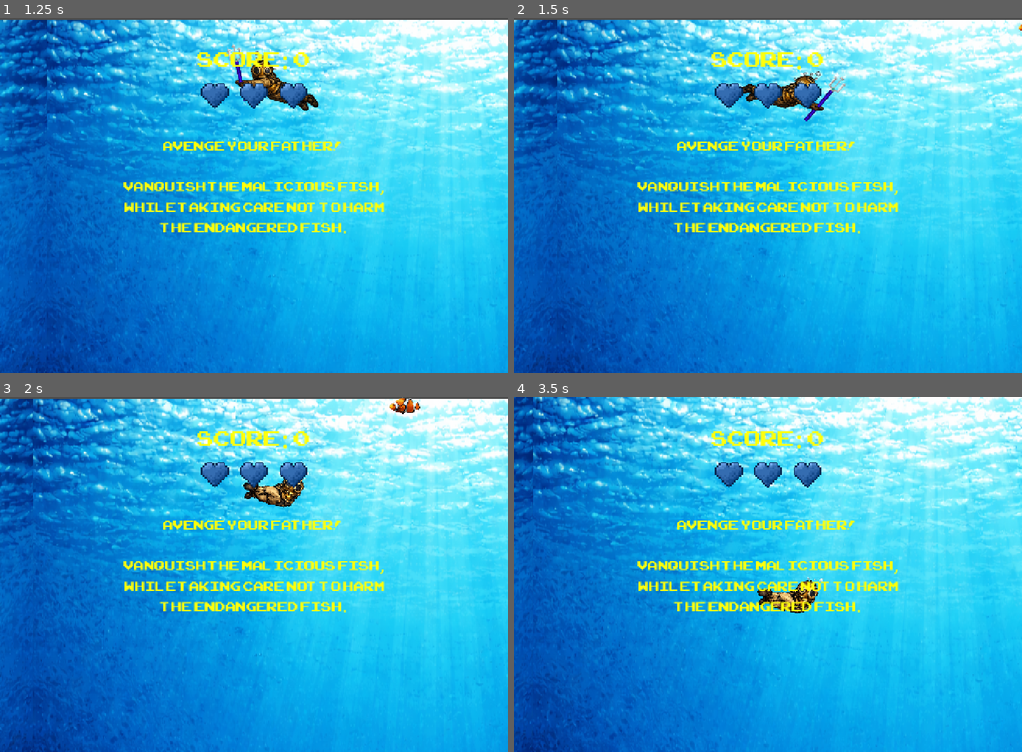
Above: before the commit, frames 1-4 (two rows, left to right).
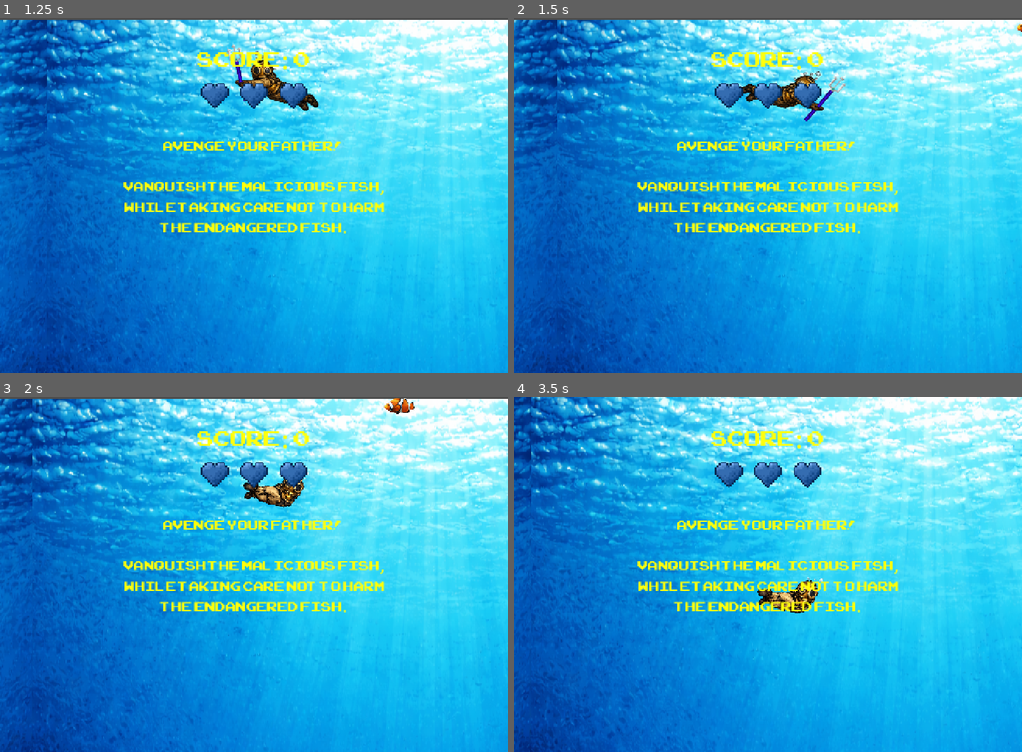
Above: after the commit, the same moments.

Repository: JanzenWill/FAT_SJ
Game: Godot game, scene res://main.tscn
The game is run twice, just before and just after one commit, with the same random seed, the same clock (stepped at 60 frames per second) and the same inputs.
Inputs (mouse positions are in pixels of both pictures, inside the frame that each line leads up to):
- Up to frame 1 (1.25 s): click "START" at 0.5 s
- Up to frame 2 (1.5 s): move the mouse to (879, 177) at 1.27 s; hold Right (move_right) from 1.28 s (still down); click (879, 177) at 1.35 s
- Up to frame 3 (2 s): keep holding Right (move_right)
- Up to frame 4 (3.5 s): move the mouse to (666, 592) at 2.02 s; release Right (move_right) at 2.03 s; hold Down (move_down) 2.03-2.78 s; click (666, 592) at 2.1 s; move the mouse to (818, 496) at 2.77 s; hold Right (move_right) from 2.78 s (still down); click (818, 496) at 2.85 s

Frame 1 is identical in both runs. In frame 2, 0.3% of the frame differs, in the area x 2-100%, y 0-35%; in frame 3, 4.1%; in frame 4, 11%, in the area x 0-100%, y 0-100%.

Commit message:
added flash when killing passive fish, and some speed changes

Diff:
--- a/evil_mob.gd
+++ b/evil_mob.gd
@@ -4,7 +4,7 @@
 @export var max_health = 5 #health
 @export var damage = 2 #damage it gives
 
-var speed = 300
+var speed = 260
 var direction = 1
 var health = max_health
 var velocity = Vector2.ZERO
--- a/hud.gd
+++ b/hud.gd
@@ -35,3 +35,12 @@
 	$VBoxContainer/HBoxContainer/BlueHeartPixelArt1.visible = health >= 1
 	$VBoxContainer/HBoxContainer/BlueHeartPixelArt2.visible = health >= 2
 	$VBoxContainer/HBoxContainer/BlueHeartPixelArt3.visible = health >= 3
+
+func flash_score_red() -> void:
+	var label = $VBoxContainer/ScoreLabel
+
+	label.modulate = Color(1, 0.2, 0.2)  # red
+
+	await get_tree().create_timer(0.2).timeout
+
+	label.modulate = Color(1, 1, 1)  # back to normal
--- a/main.gd
+++ b/main.gd
@@ -154,7 +154,7 @@
 	if score > 0:
 		score -= 1
 	$HUD.update_score(score)
-
+	$HUD.flash_score_red()
 
 func _on_killed_malicious_mob():
 	score += 1
--- a/player.gd
+++ b/player.gd
@@ -1,6 +1,6 @@
 extends Area2D
 
-@export var speed: float = 260.0
+@export var speed: float = 280.0
 @export var sink_speed: float = 90.0
 @export var attack_duration: float = 0.2
 @export var max_health: int = 3
